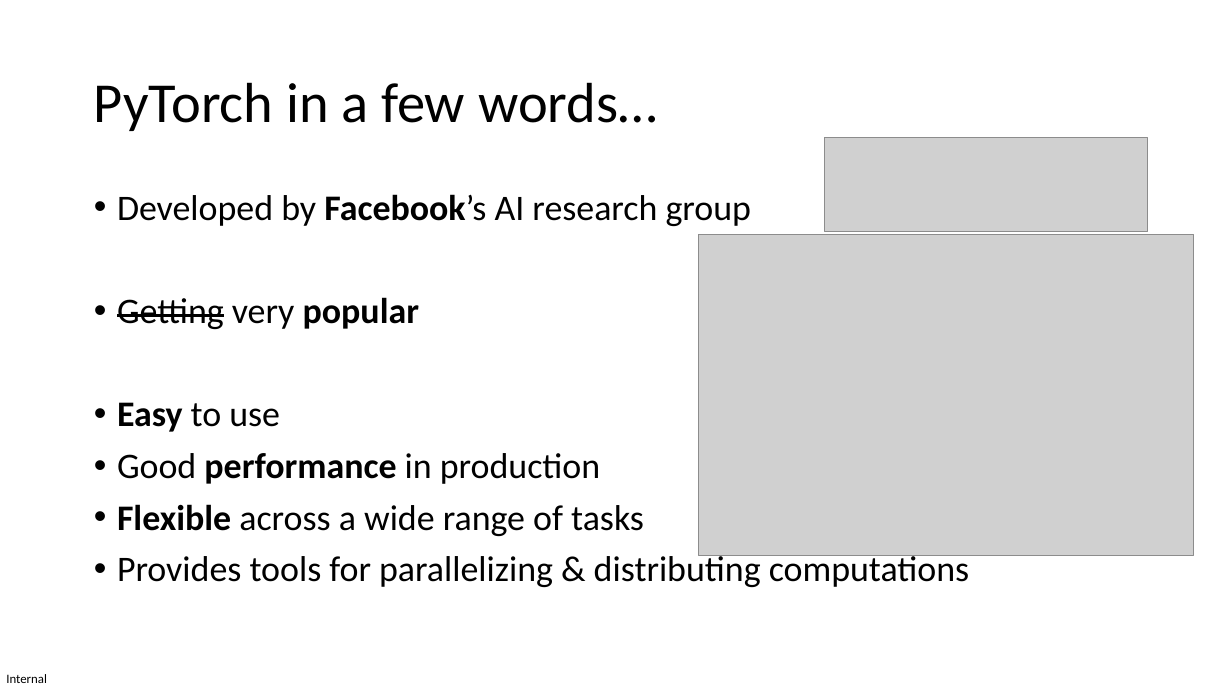
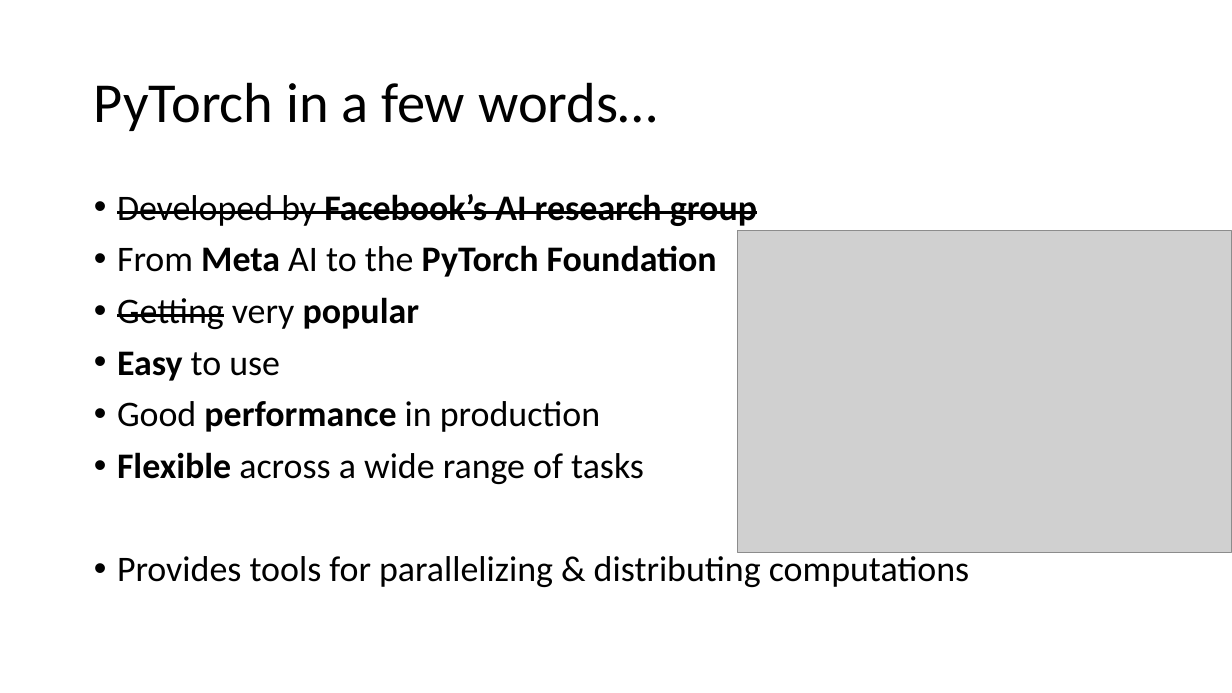
Before and after one commit to pauldubois98/AdcancedTopicsDataScience2026, a slide deck: slide 2 of Course05/slides.pptx. Drawn at 1232x693 pixels with LibreOffice and Linux fonts; fonts in the diff are those of the drawing; grey boxes stand for pictures. Boxes give left, top, right and bottom in pixels: in the first picture for what was removed or moved away, otherwise in the second. Text is boxed around its words. In the diff, an @@ line names an element or a change of style, - is before the commit and + after.

Commit message:
updated slides

```diff
--- a/Course05/slides.pptx
+++ b/Course05/slides.pptx
@@ picture removed at [825, 138, 1148, 231] @@
@@ text at [117, 194, 757, 226]: bold on in "Facebook’s AI research group"; strikethrough on in "Developed by Facebook’s AI research group" @@
@@ picture: place and size @@
-picture at [699, 234, 1194, 555]
+picture at [738, 231, 1232, 553]
@@ text at [117, 245, 717, 277]: paragraph added @@
+• From Meta AI to the PyTorch Foundation
@@ text removed at [6, 674, 47, 683] @@
-Internal
```
Also in this commit, not shown: 15 other slides changed.
